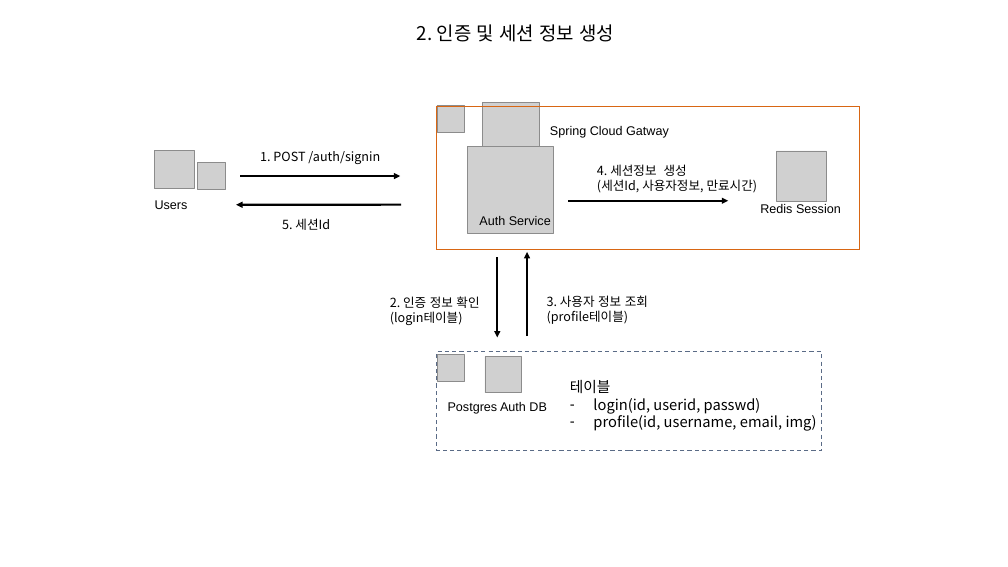
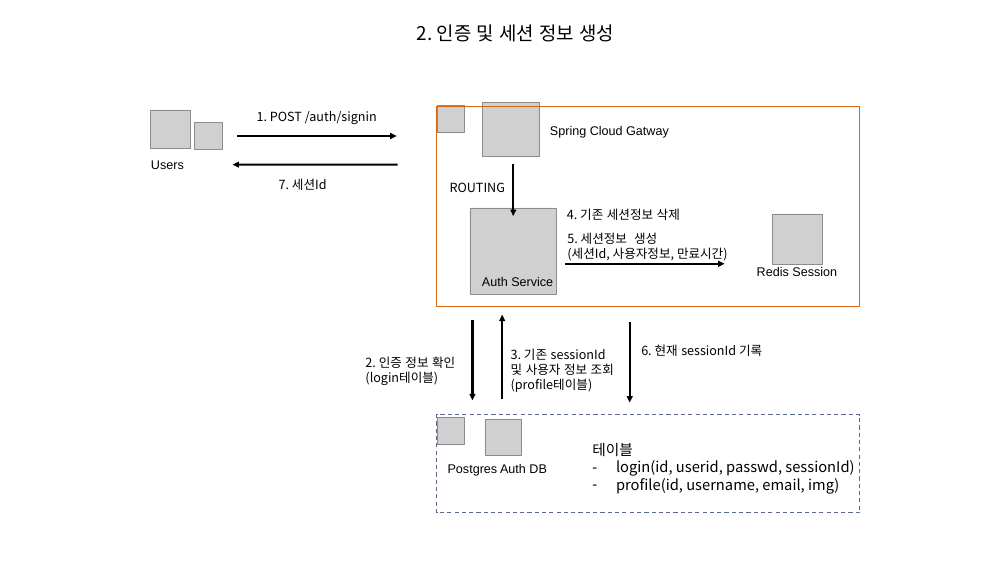
Before and after one commit to kdkcom1234/git2021, a slide deck: slide 2 of 8-msa/3. 인증, 세션, 권한 허가.pptx. Drawn at 1008x567 pixels with LibreOffice and Linux fonts; fonts in the diff are those of the drawing; grey boxes stand for pictures. Boxes give left, top, right and bottom in pixels: in the first picture for what was removed or moved away, otherwise in the second. Text is boxed around its words. In the diff, an @@ line names an element or a change of style, - is before the commit and + after.

```diff
--- a/8-msa/3. 인증, 세션, 권한 허가.pptx
+++ b/8-msa/3. 인증, 세션, 권한 허가.pptx
@@ rectangle: place and size @@
-rectangle at (437,106,861,250)
+rectangle at (437,106,861,306)
@@ 2 pictures, 2 texts, 2 arrows: place and size @@
-2 pictures, 2 texts, 2 arrows at (154,150,402,209)
+2 pictures, 2 texts, 2 arrows at (150,110,398,169)
@@ text at (279,178,327,190): text changed @@
-5. 세션Id
+7. 세션Id
@@ arrow added from (513, 163) to (513, 216), #000000 2 pt @@
@@ text added at (450,182,505,192), 12 pt, text #000000 @@
+ROUTING
@@ picture: place and size @@
-picture at (467,147,554,233)
+picture at (470,208,557,294)
@@ text added at (567,208,680,220), 12 pt, text #000000 @@
+4. 기존 세션정보 삭제
@@ text "5. 세션정보 생성": place and size @@
-text "5. 세션정보 생성" at (597,164,758,193)
+text "5. 세션정보 생성" at (567,232,728,262)
@@ text at (567,232,657,244): text changed @@
-4. 세션정보 생성
+5. 세션정보 생성
@@ 1 picture, 1 text, 1 arrow: place and size @@
-1 picture, 1 text, 1 arrow at (569,151,841,213)
+1 picture, 1 text, 1 arrow at (565,214,837,276)
@@ text "Auth Service": place and size @@
-text "Auth Service" at (479,216,551,225)
+text "Auth Service" at (482,277,553,286)
@@ arrow moved from (498, 257) - (498, 337) to (473, 320) - (473, 400) @@
@@ arrow moved from (527, 337) - (527, 252) to (502, 399) - (502, 315) @@
@@ arrow added from (630, 322) to (630, 402), #000000 2 pt @@
@@ text "2. 인증 정보 확인": place and size @@
-text "2. 인증 정보 확인" at (390,296,479,325)
+text "2. 인증 정보 확인" at (365,356,455,385)
@@ text "3. 기존 sessionId": place and size @@
-text "3. 기존 sessionId" at (547,295,648,324)
+text "3. 기존 sessionId" at (511,348,614,392)
@@ text at (511,348,614,375): text changed @@
-3. 사용자 정보 조회
+3. 기존 sessionId
+및 사용자 정보 조회
@@ text added at (641,344,762,356), 12 pt, text #000000 @@
+6. 현재 sessionId 기록
@@ rectangle: place and size @@
-rectangle at (437,352,822,451)
+rectangle at (437,414,861,513)
@@ text "테이블": place and size @@
-text "테이블" at (570,380,817,431)
+text "테이블" at (592,443,854,494)
@@ 2 pictures, 1 text: place and size @@
-2 pictures, 1 text at (438,355,546,414)
+2 pictures, 1 text at (438,417,546,476)
@@ text at (616,460,854,476): text changed @@
-– login(id, userid, passwd)
+– login(id, userid, passwd, sessionId)
```
Also in this commit, not shown: 1 other slide changed, 5 other files.
